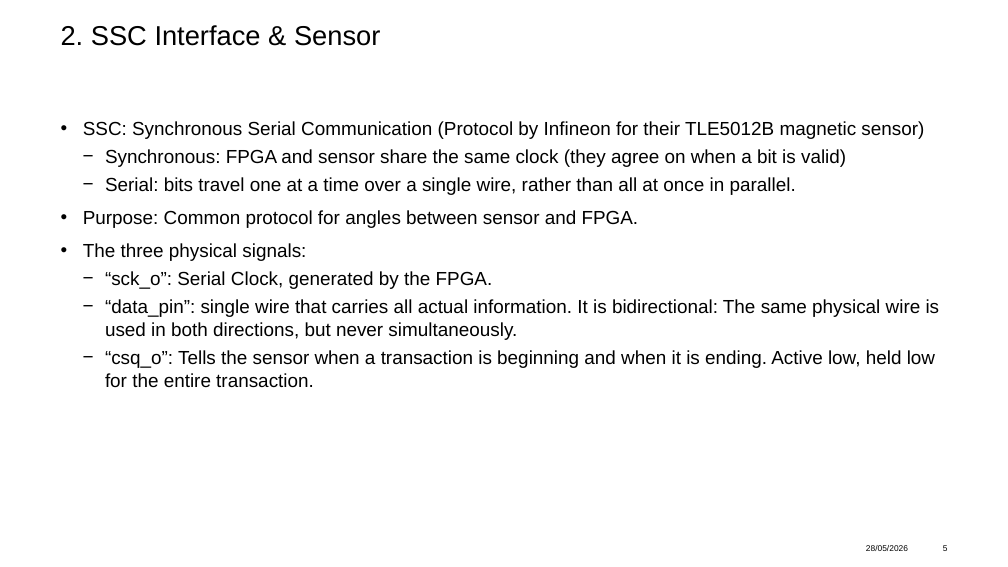
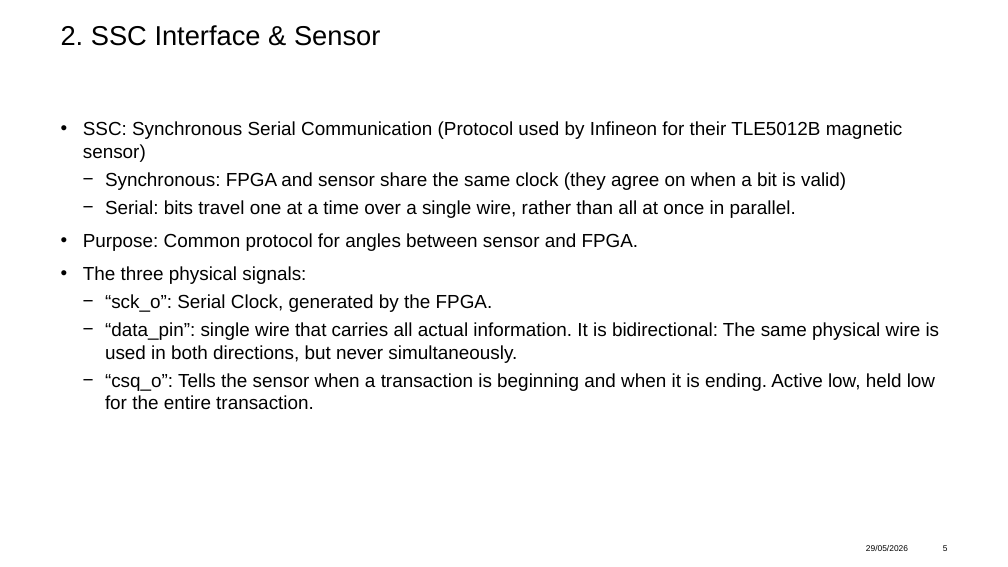
Before and after one commit to nrupf/furuta_pendulum, a slide deck: slide 5 of presentation/Furuta Pendulum.pptx. Drawn at 1008x567 pixels with LibreOffice and Linux fonts; fonts in the diff are those of the drawing; background and template pictures are left out. Boxes give left, top, right and bottom in pixels: in the first picture for what was removed or moved away, otherwise in the second. Text is boxed around its words. In the diff, an @@ line names an element or a change of style, - is before the commit and + after.

```diff
--- a/presentation/Furuta Pendulum.pptx
+++ b/presentation/Furuta Pendulum.pptx
@@ text at (x1=83, y1=121, x2=903, y2=162): text changed @@
-• SSC: Synchronous Serial Communication (Protocol by Infineon for their TLE5012B magnetic sensor)
+• SSC: Synchronous Serial Communication (Protocol used by Infineon for their TLE5012B magnetic sensor)
```
Also in this commit, not shown: 9 other slides changed, 1 other file.
